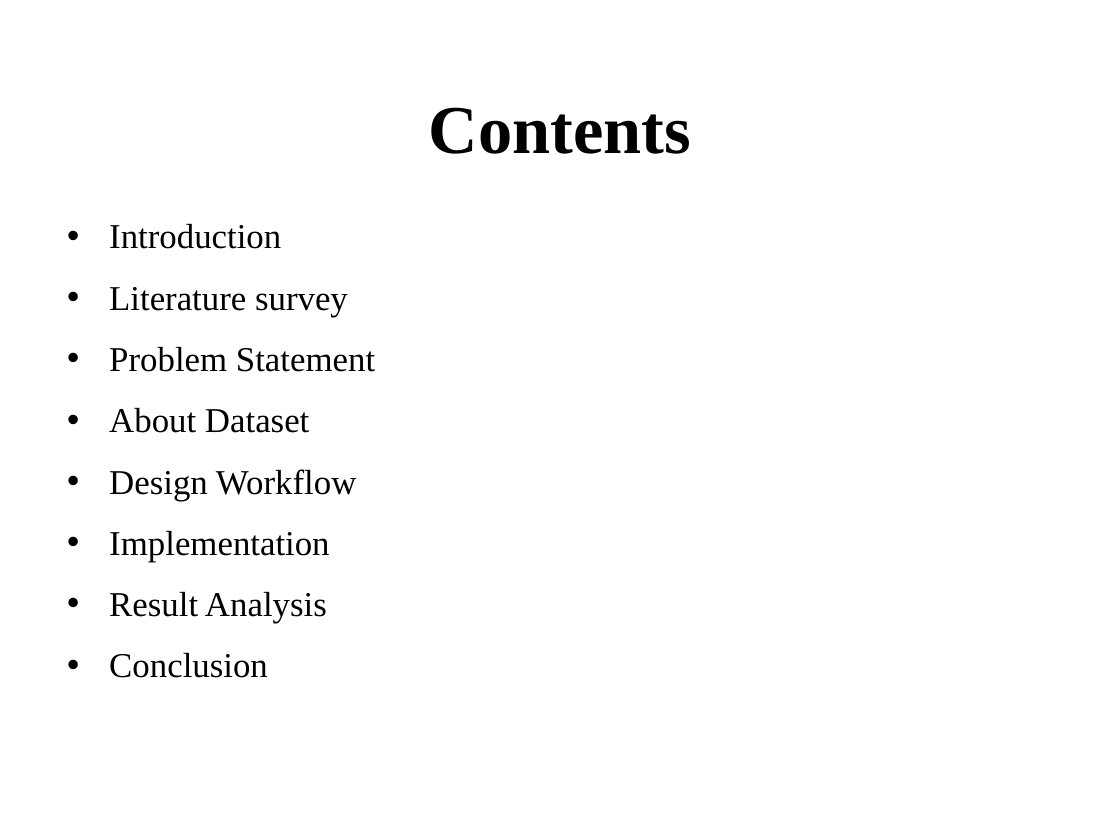
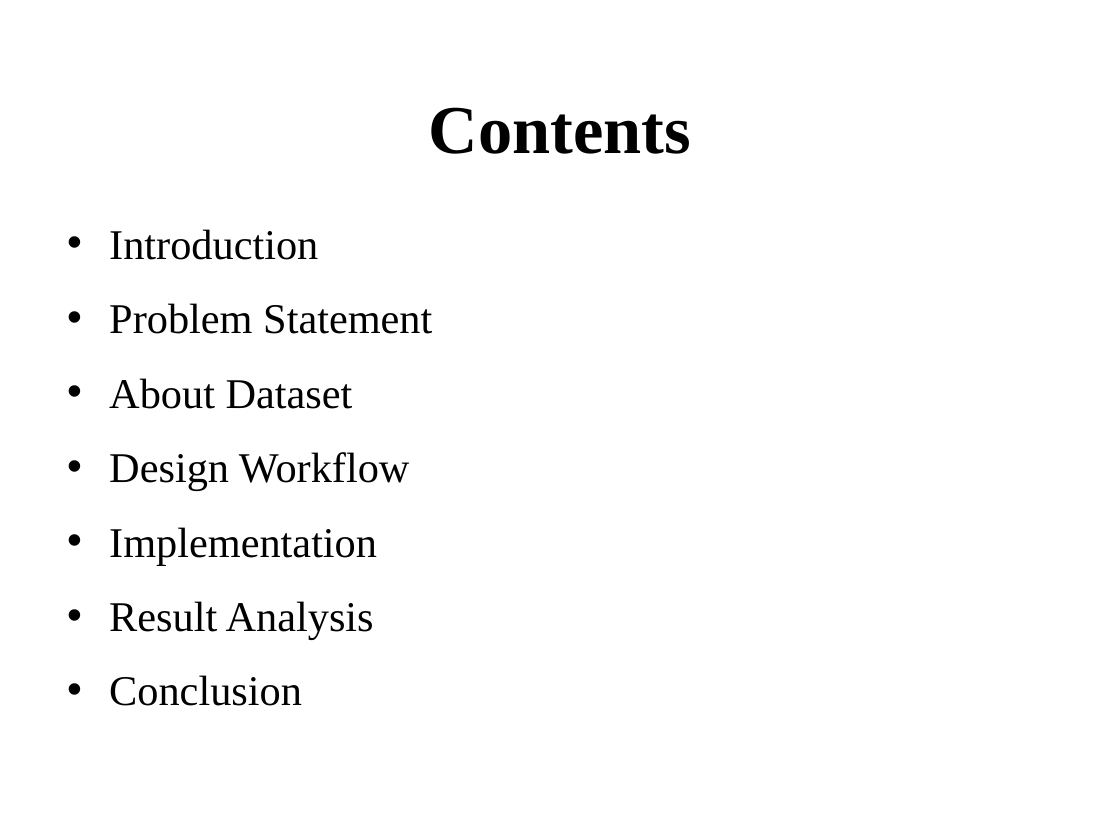
Before and after one commit to sathyapramod/ml-heart-survial, a slide deck: slide 2 of SathyaPramod.pptx. Drawn at 1120x840 pixels with LibreOffice and Linux fonts; fonts in the diff are those of the drawing; background and template pictures are left out. Boxes give left, top, right and bottom in pixels: in the first picture for what was removed or moved away, otherwise in the second. Text is boxed around its words. In the diff, an @@ line names an element or a change of style, - is before the commit and + after.

```diff
--- a/SathyaPramod.pptx
+++ b/SathyaPramod.pptx
@@ text "Introduction" at box(109, 229, 432, 706): size 22.4 to 27.2 pt @@
@@ text at box(109, 287, 348, 317): paragraph removed @@
-• Literature survey
```
Also in this commit, not shown: 7 other slides changed, 4 slides added, 3 slides removed, 1 other file.
